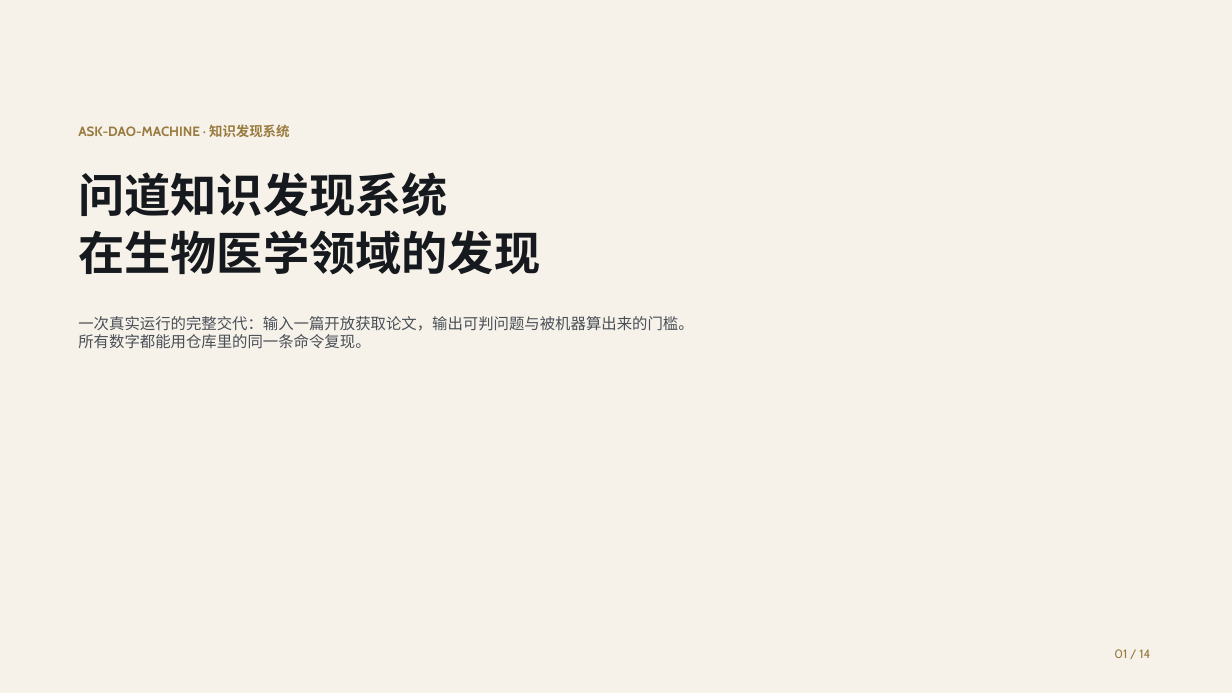
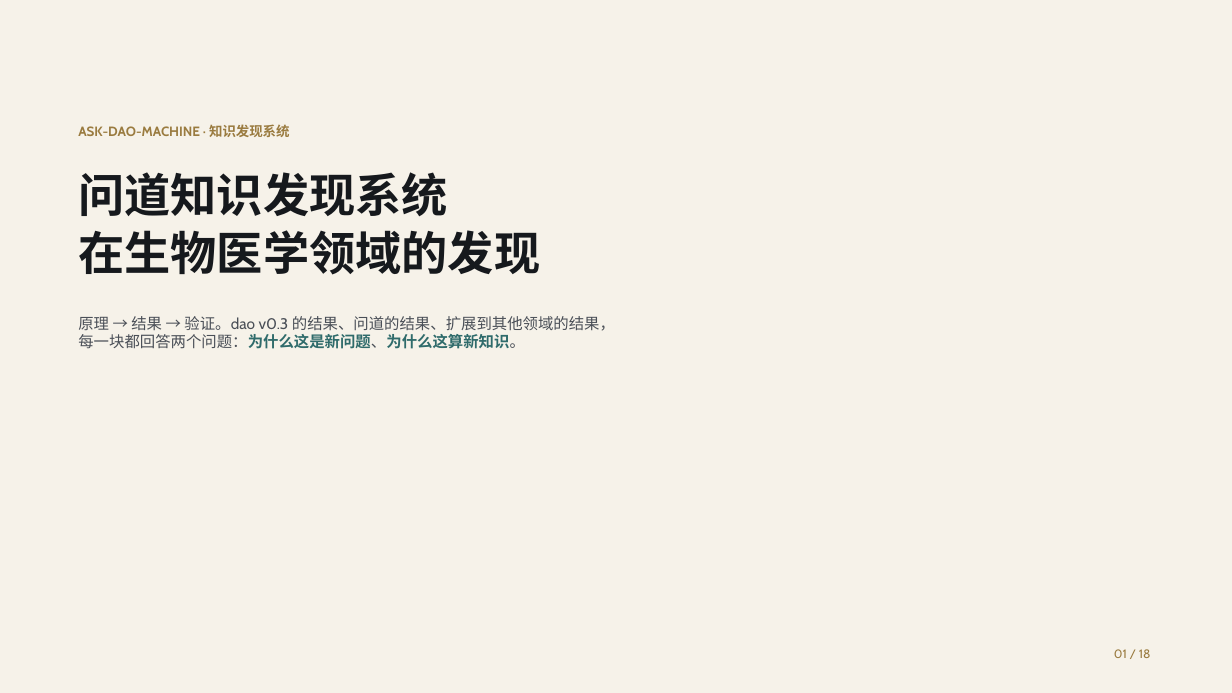
Before and after one commit to shikunpneg/ask-dao, a slide deck: slide 1 of docs/ppt/ask-dao-biomed-deck.pptx. Drawn at 1232x693 pixels with LibreOffice and Linux fonts; fonts in the diff are those of the drawing. Boxes give left, top, right and bottom in pixels: in the first picture for what was removed or moved away, otherwise in the second. Text is boxed around its words. In the diff, an @@ line names an element or a change of style, - is before the commit and + after.

Commit message:
PPT 重构为你要的结构：原理（先讲）→ dao v0.3 结果 → 问道结果 → 扩展结果（其他领域），每块带「为什么是新问题/新知识」的验证；18 页

```diff
--- a/docs/ppt/ask-dao-biomed-deck.pptx
+++ b/docs/ppt/ask-dao-biomed-deck.pptx
@@ text at box(78, 316, 615, 349): text changed @@
-一次真实运行的完整交代：输入一篇开放获取论文，输出可判问题与被机器算出来的门槛。
-所有数字都能用仓库里的同一条命令复现。
+原理 → 结果 → 验证。dao v0.3 的结果、问道的结果、扩展到其他领域的结果，
+每一块都回答两个问题：为什么这是新问题、为什么这算新知识。
@@ text at box(1114, 649, 1151, 658): text changed @@
-01 / 14
+01 / 18
```
Also in this commit, not shown: 7 other slides changed, 10 slides added, 6 slides removed, 21 other files.
